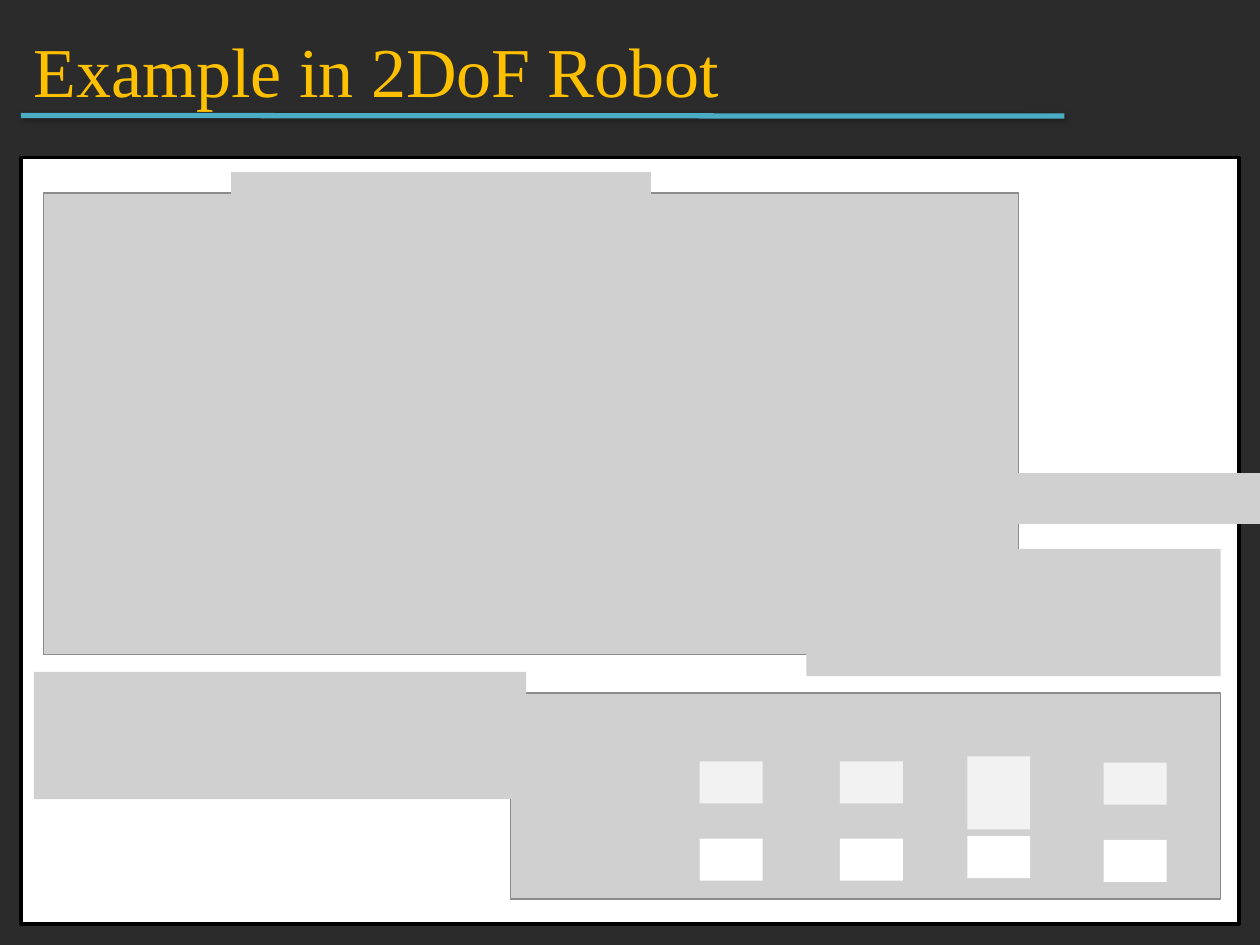
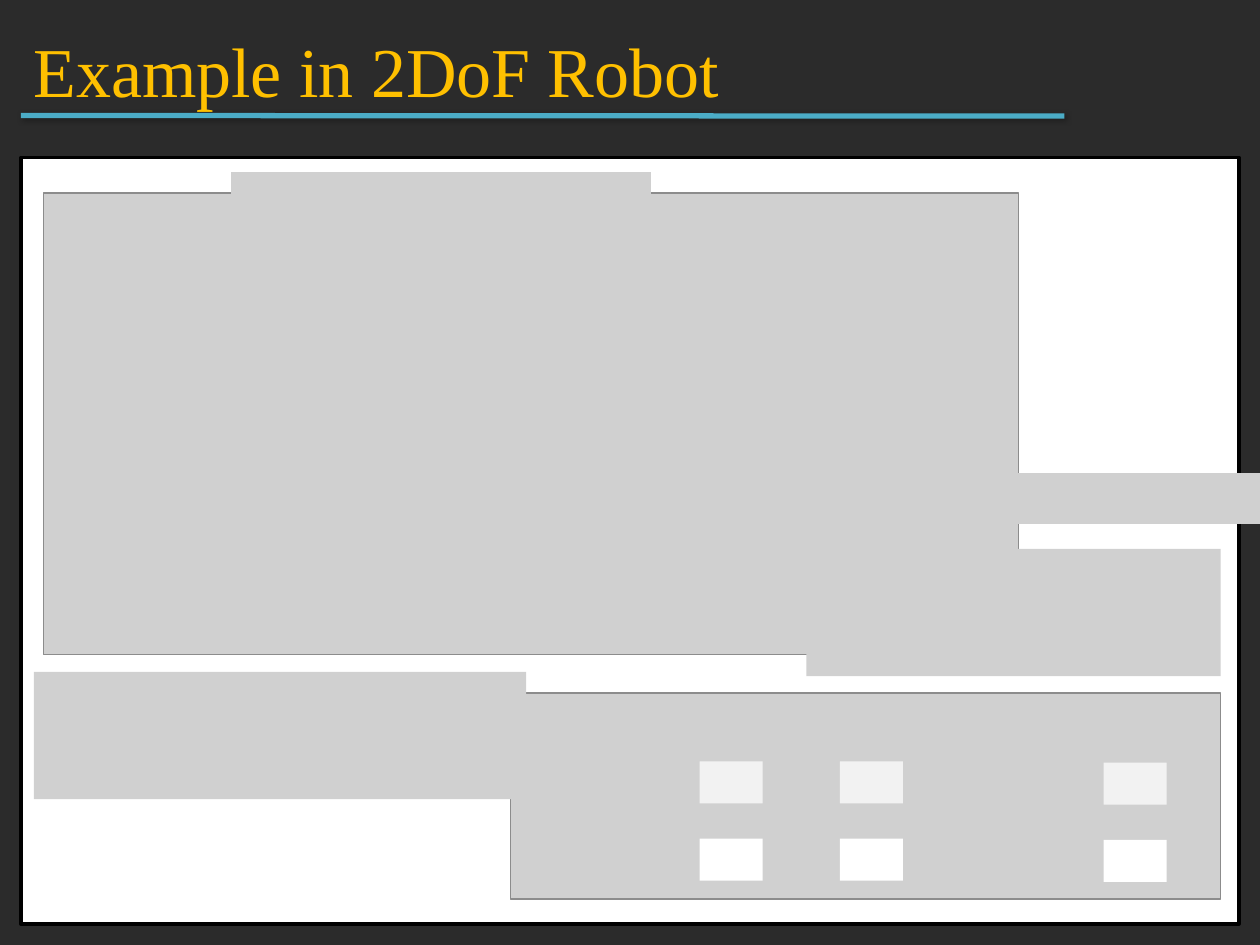
Before and after one commit to zendi014/W141700036, a slide deck: slide 8 of M5/inverse kinematics/denavit hartenberg kinematics.pptx. Drawn at 1260x945 pixels with LibreOffice and Linux fonts; fonts in the diff are those of the drawing; grey boxes stand for pictures; background and template pictures are left out; a plain dark background stands for a picture behind light text. Boxes give left, top, right and bottom in pixels: in the first picture for what was removed or moved away, otherwise in the second. Text is boxed around its words. In the diff, an @@ line names an element or a change of style, - is before the commit and + after.

```diff
--- a/M5/inverse kinematics/denavit hartenberg kinematics.pptx
+++ b/M5/inverse kinematics/denavit hartenberg kinematics.pptx
@@ rectangle removed at bbox=[968, 756, 1031, 829] @@
@@ rectangle removed at bbox=[968, 837, 1031, 878] @@
```
Also in this commit, not shown: 2 other slides changed, 3 slides added, 40 other files.
